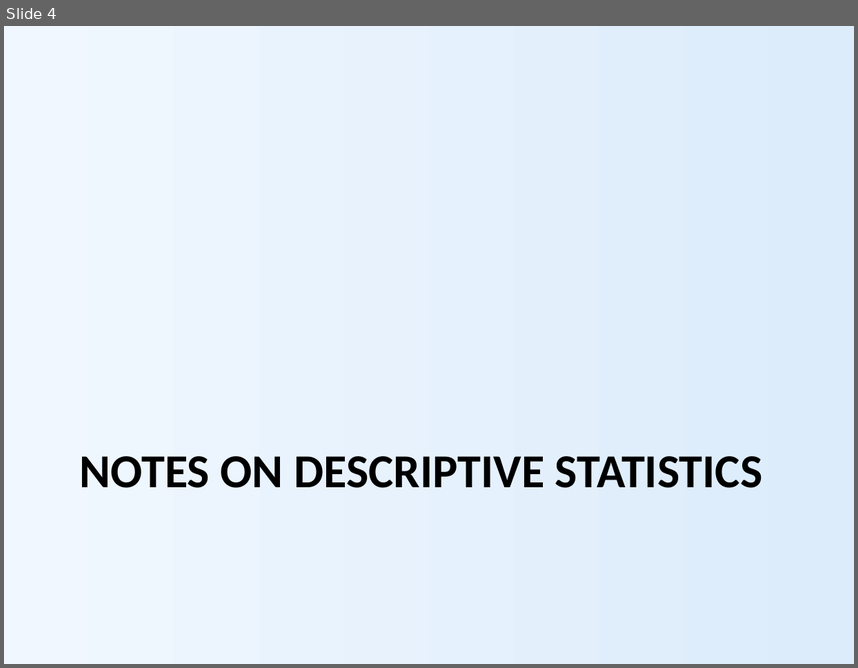
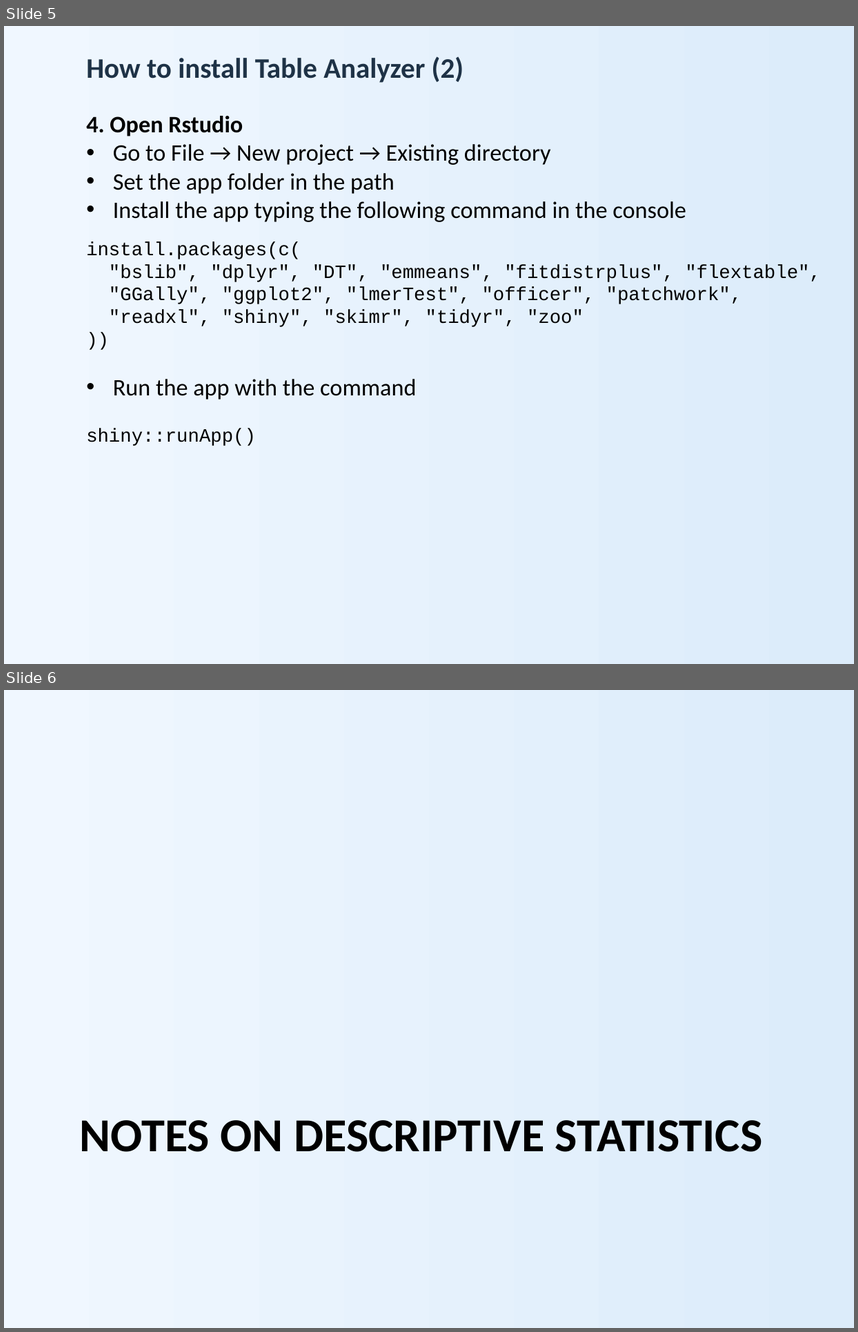
Before and after one commit to nicola-palmieri/TableAnalyzer, a slide deck: presentations/Table_Analyzer_Overview.pptx. Shown one above the other, each under a label of ours: slide 4 before the commit, slides 5 and 6 after it. The pictures are 858x668 and 858x1332 pixels, drawn with LibreOffice and Linux fonts; fonts in the diff are those of the drawing. Boxes give left, top, right and bottom in pixels: in the first picture for what was removed or moved away, otherwise in the second. Text is boxed around its words. In the diff, an @@ line names an element or a change of style, - is before the commit and + after.

```diff
--- a/presentations/Table_Analyzer_Overview.pptx
+++ b/presentations/Table_Analyzer_Overview.pptx
@@ slide 5 added at [4, 26, 854, 664], background gradient #F0F7FF to #DCECFA @@
@@ text added at [86, 56, 686, 222], 20 pt, text #000000 @@
+How to install Table Analyzer (2)
+4. Open Rstudio
+• Go to File → New project → Existing directory
+• Set the app folder in the path
+• Install the app typing the following command in the console
@@ text added at [86, 241, 821, 327], 16 pt, text #000000 @@
+install.packages(c(
+"bslib", "dplyr", "DT", "emmeans", "fitdistrplus", "flextable",
+"GGally", "ggplot2", "lmerTest", "officer", "patchwork",
+"readxl", "shiny", "skimr", "tidyr", "zoo"
+))
@@ text added at [113, 379, 416, 399], 20 pt, text #000000 @@
+• Run the app with the command
@@ text added at [86, 428, 256, 446], 16 pt, text #000000 @@
+shiny::runApp()
@@ what was slide 4 is now slide 6 @@
```
Also in this commit, not shown: 3 slides changed, 1 other slide added, 3 other files.
